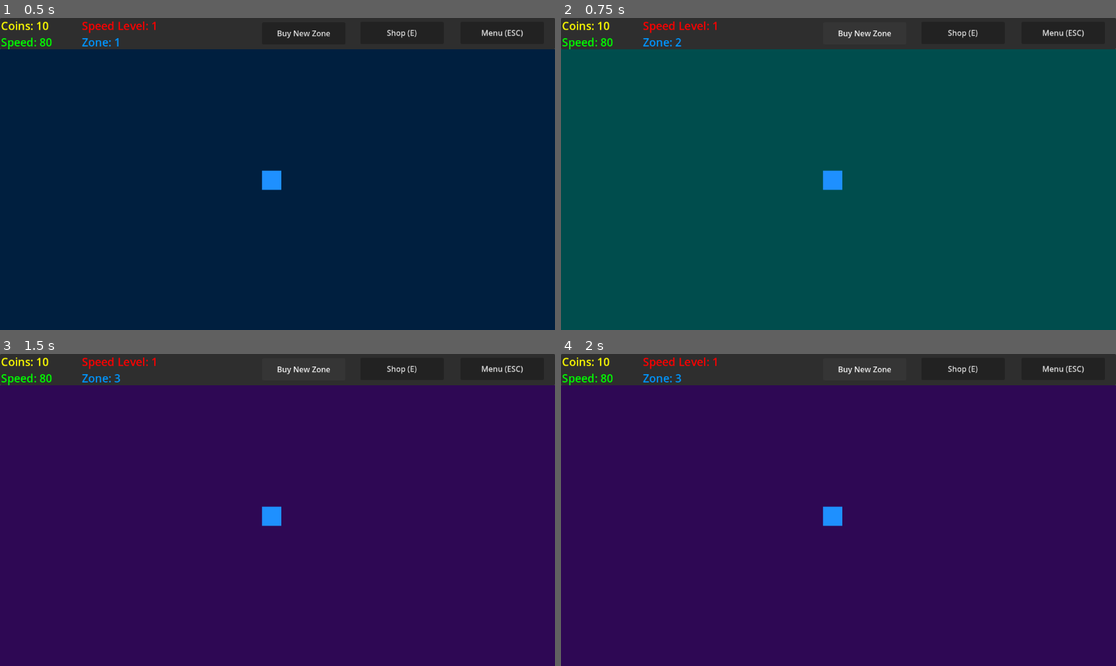
Above: before the commit, frames 1-4 (two rows, left to right).
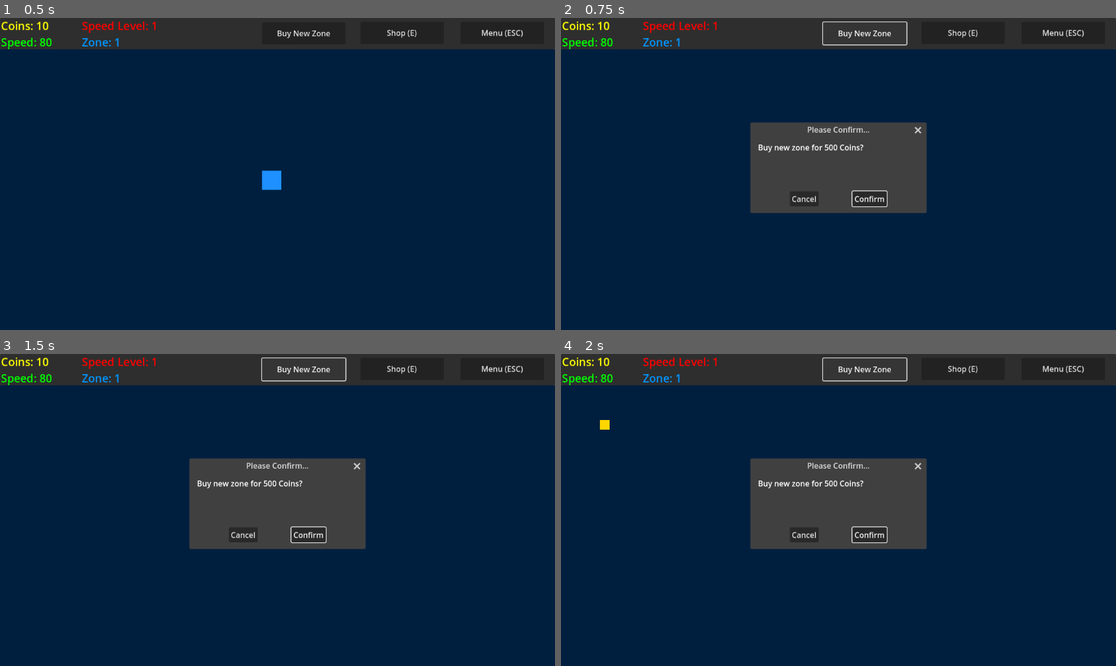
Above: after the commit, the same moments.

Repository: CD1FOX/golden-grind
Game: Godot game, scene res://Scenes/Worlds/Zone 1 - 10/zone1.tscn
Same seed, same stepped clock (60 frames per second), same inputs: the game is played once before the commit and once after it.
Inputs:
- Up to frame 1 (0.5 s): no input
- Up to frame 2 (0.75 s): click "Buy New Zone" at 0.5 s
- Up to frame 3 (1.5 s): click "Buy New Zone" at 1.25 s
- Up to frame 4 (2 s): no input

Frame 1 is identical in both runs. In frame 2, 90% of the frame differs, in the area x 0-100%, y 1-100%; in frame 3, 90%; in frame 4, 90%.

Commit message:
Update ZoneCoinDeducter
feat: Added ConfirmationDialog and AlertDialog to confirm of buying of new zone. I also deduct the coins of the player  base on the zone level

Diff:
--- a/Global/Global.gd
+++ b/Global/Global.gd
@@ -8,3 +8,4 @@
 
 var last_zone_level = 1
 var current_zone_level = 1
+var zone_price = 500
--- a/Scenes/UI/Main Screen/Upper UI/Upper_UI.gd
+++ b/Scenes/UI/Main Screen/Upper UI/Upper_UI.gd
@@ -5,30 +5,42 @@
 @onready var speed_level_label = $SpeedLevel
 @onready var zone_level = $Zone
 @onready var shop_popup = $ShopPopup
+@onready var confirmation_dialog = $BuyZone/ConfirmationDialog
+@onready var accept_dialog = $BuyZone/AcceptDialog
 
 func _process(_delta: float) -> void:
 	coin_label.text = "Coins: %d" % Global.coin
 	speed_label.text = "Speed: %d" % Global.speed
 	speed_level_label.text = "Speed Level: %d" % Global.speed_level
 	zone_level.text = "Zone: %d" % Global.current_zone_level
+	confirmation_dialog.dialog_text = "Buy new zone for %d Coins?" % Global.zone_price
 
 func _on_shop_pressed() -> void:
 	shop_popup.visible = !shop_popup.visible
 
 func _on_buy_zone_pressed() -> void:
-	Global.current_zone_level += 1
+	confirmation_dialog.visible = true
 
-	if Global.current_zone_level != Global.last_zone_level:
-		# figure out which folder the zone belongs to
-		var group_size = 10
-		@warning_ignore("integer_division")
-		var start = int(floor((Global.current_zone_level - 1) / group_size) * group_size + 1)
-		var end = start + group_size - 1
+func _on_confirmation_dialog_confirmed() -> void:
+	if Global.coin >= Global.zone_price:
+		Global.coin -= Global.zone_price
+		Global.zone_price *= 4
+		Global.current_zone_level += 1
 
-		var folder = "Zone %d - %d" % [start, end]
-		var scene_path = "res://Scenes/Worlds/%s/zone%d.tscn" % [folder, Global.current_zone_level]
+		if Global.current_zone_level != Global.last_zone_level:
+			# figure out which folder the zone belongs to
+			var group_size = 10
+			@warning_ignore("integer_division")
+			var start = int(floor((Global.current_zone_level - 1) / group_size) * group_size + 1)
+			var end = start + group_size - 1
 
-		if ResourceLoader.exists(scene_path):
-			get_tree().change_scene_to_file(scene_path)
-		else:
-			push_error("Scene does not exist: " + scene_path)
+			var folder = "Zone %d - %d" % [start, end]
+			var scene_path = "res://Scenes/Worlds/%s/zone%d.tscn" % [folder, Global.current_zone_level]
+
+			if ResourceLoader.exists(scene_path):
+				get_tree().change_scene_to_file(scene_path)
+			else:
+				push_error("Scene does not exist: " + scene_path)
+	else:
+		accept_dialog.dialog_text = "Not enough coins! (need %d coins more)" % (Global.coin - Global.zone_price)
+		accept_dialog.visible = true
--- a/Scenes/UI/Main Screen/Upper UI/upper_ui.tscn
+++ b/Scenes/UI/Main Screen/Upper UI/upper_ui.tscn
@@ -30,6 +30,18 @@
 offset_right = 717.0
 offset_bottom = 55.0
 text = "Buy New Zone"
+
+[node name="ConfirmationDialog" type="ConfirmationDialog" parent="BuyZone"]
+oversampling_override = 1.0
+initial_position = 1
+size = Vector2i(350, 150)
+ok_button_text = "Confirm"
+dialog_text = "Buy new zone for 500 Coins?"
+
+[node name="AcceptDialog" type="AcceptDialog" parent="BuyZone"]
+oversampling_override = 1.0
+initial_position = 1
+size = Vector2i(350, 150)
 
 [node name="Menu" type="Button" parent="."]
 layout_mode = 0
@@ -82,3 +94,4 @@
 
 [connection signal="pressed" from="Shop" to="." method="_on_shop_pressed"]
 [connection signal="pressed" from="BuyZone" to="." method="_on_buy_zone_pressed"]
+[connection signal="confirmed" from="BuyZone/ConfirmationDialog" to="." method="_on_confirmation_dialog_confirmed"]
